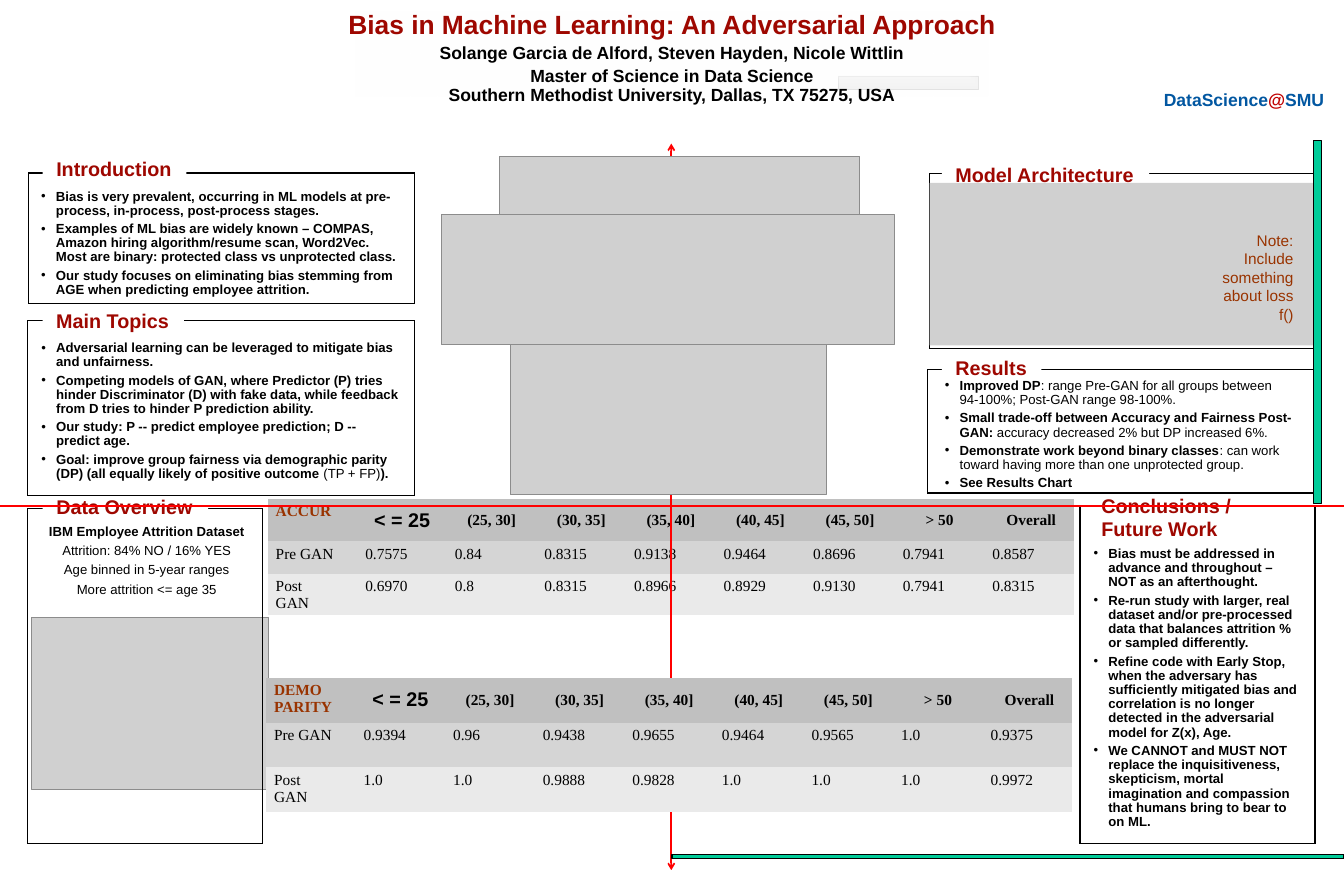
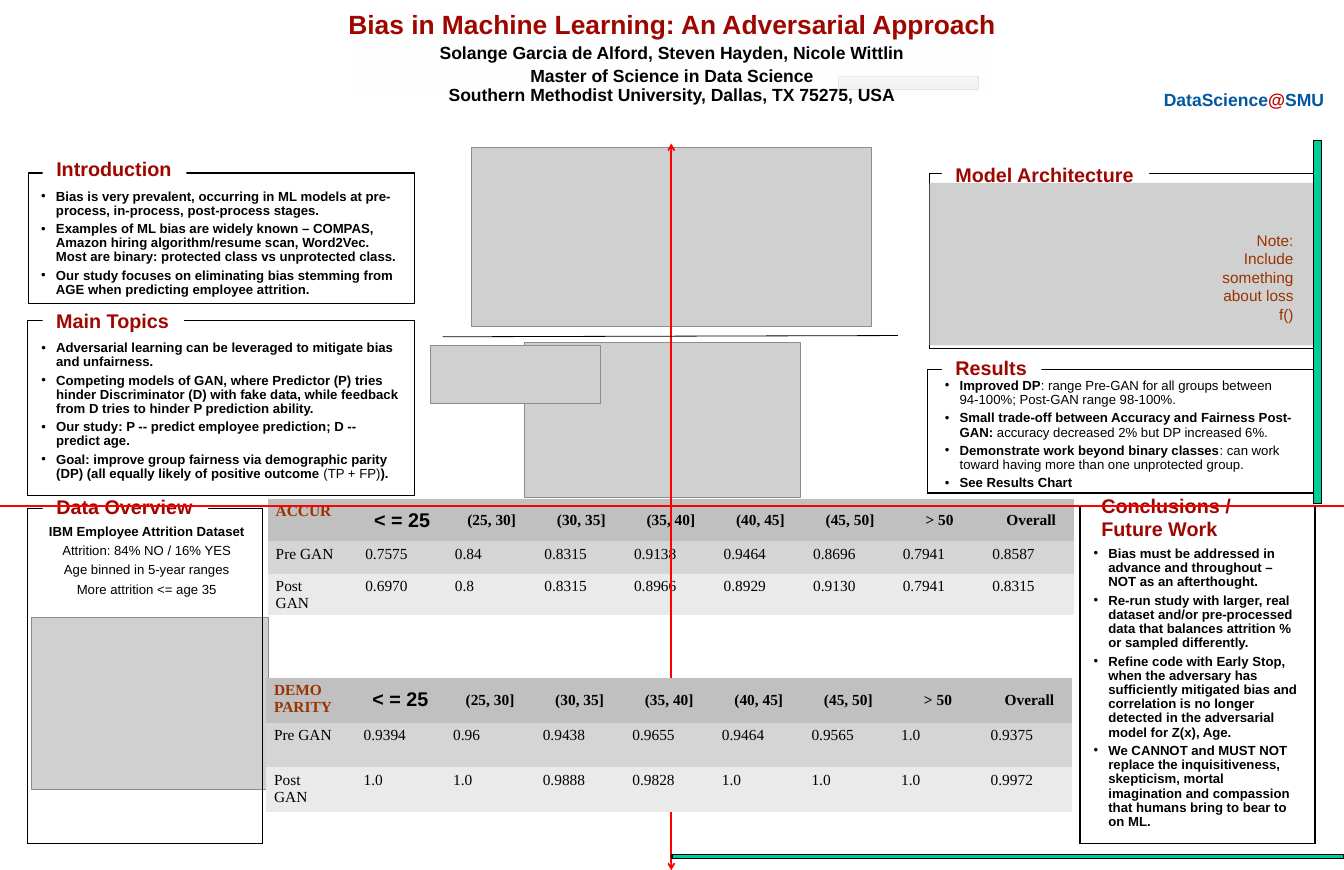
Before and after one commit to skhayden/Reducing-Age-Bias-in-Machine-Learning-An-Algorithmic-Approach, a slide deck: slide 1 of USE THIS ONE AdversarialBiasPoster.pptx. Drawn at 1344x870 pixels with LibreOffice and Linux fonts; fonts in the diff are those of the drawing; grey boxes stand for pictures; background and template pictures are left out. Boxes give left, top, right and bottom in pixels: in the first picture for what was removed or moved away, otherwise in the second. Text is boxed around its words. In the diff, an @@ line names an element or a change of style, - is before the commit and + after.

```diff
--- a/USE THIS ONE AdversarialBiasPoster.pptx
+++ b/USE THIS ONE AdversarialBiasPoster.pptx
@@ picture: place and size @@
-picture at (441, 214, 894, 345)
+picture at (472, 147, 872, 327)
@@ picture: place and size @@
-picture at (499, 156, 859, 214)
+picture at (431, 345, 601, 404)
@@ line moved from (670, 277) - (672, 444) to (898, 335) - (443, 337) @@
@@ picture: place and size @@
-picture at (510, 340, 826, 495)
+picture at (525, 342, 800, 497)
```
